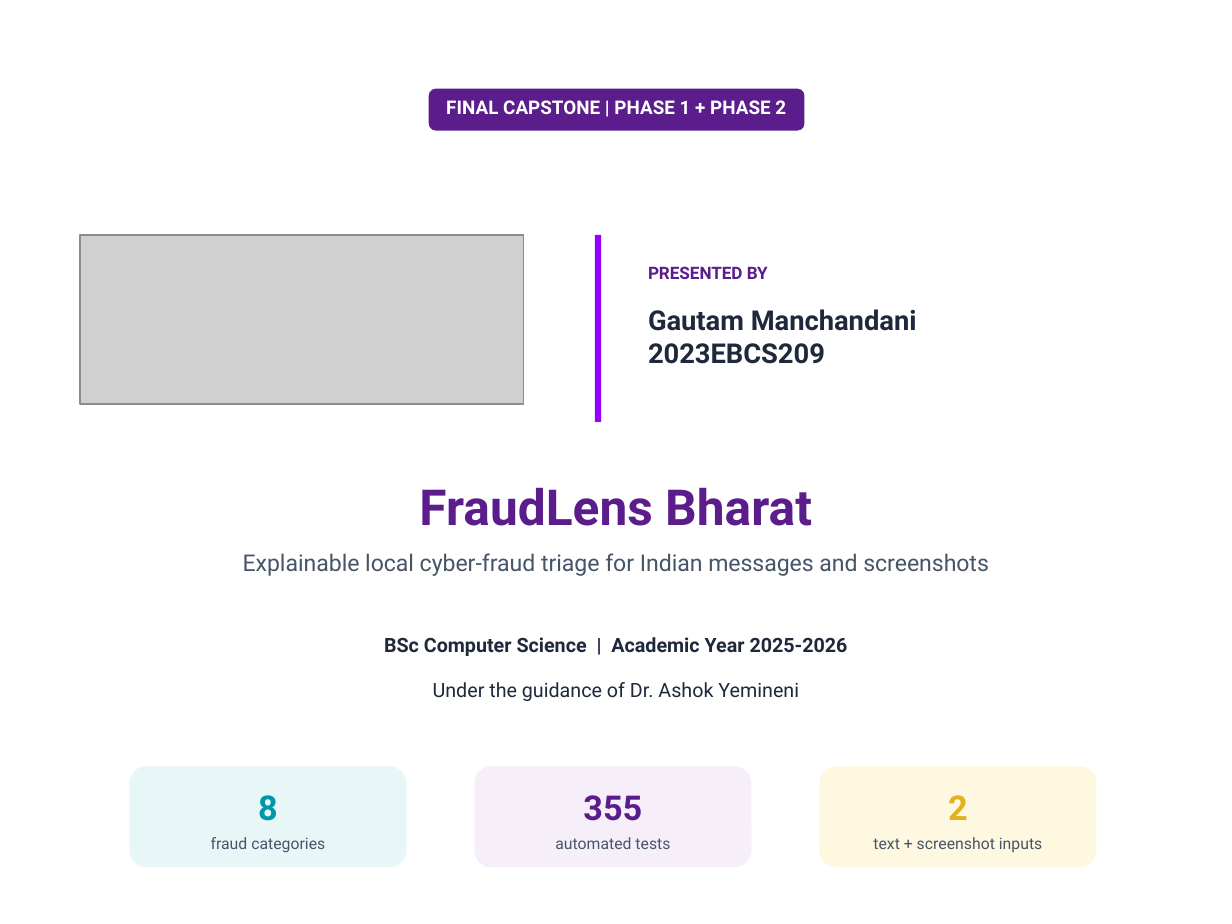
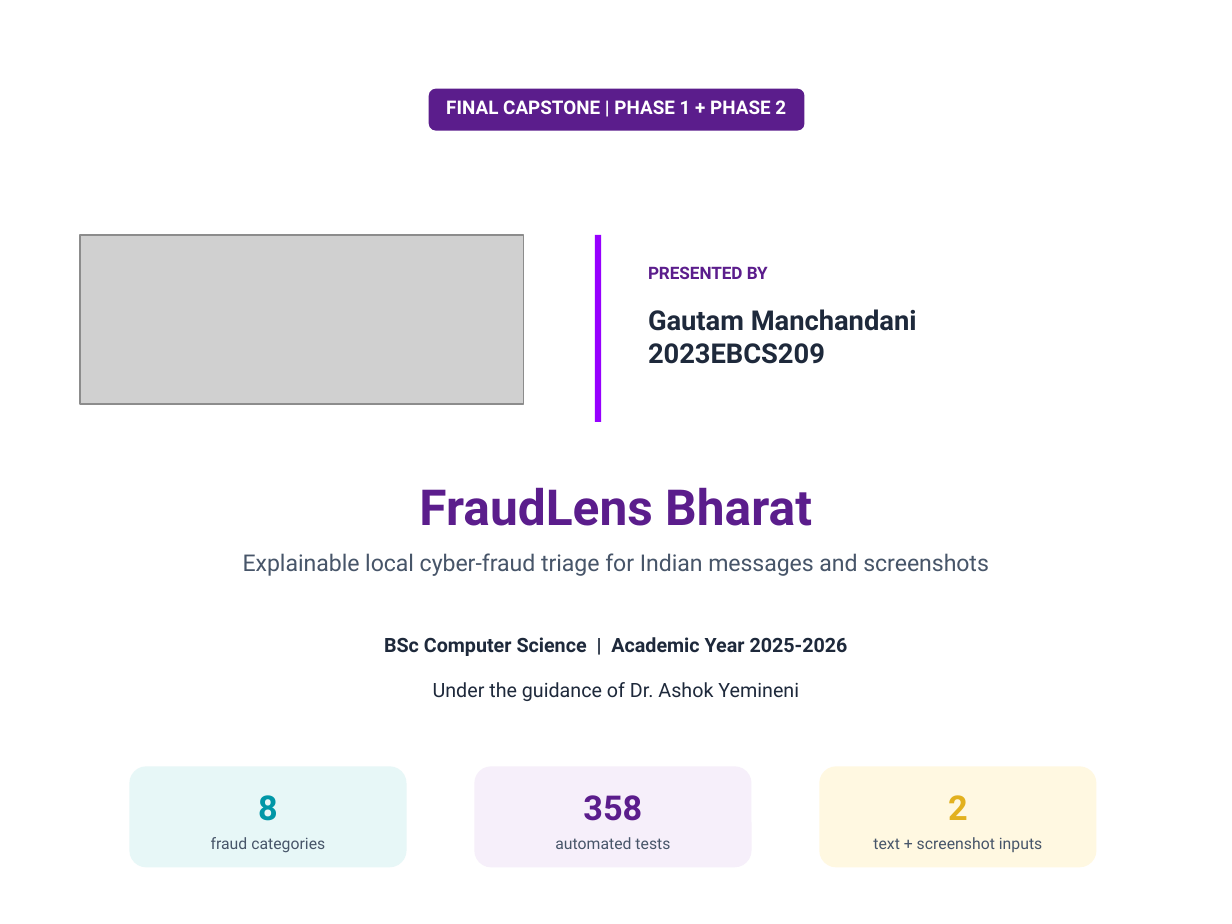
Before and after one commit to GautamBytes/fraudlens-bharat-phase-1, a slide deck: slide 1 of docs/presentation/fraudlens-bharat-final-capstone.pptx. Drawn at 1232x924 pixels with LibreOffice and Linux fonts; fonts in the diff are those of the drawing; grey boxes stand for pictures; background and template pictures are left out. Boxes give left, top, right and bottom in pixels: in the first picture for what was removed or moved away, otherwise in the second. Text is boxed around its words. In the diff, an @@ line names an element or a change of style, - is before the commit and + after.

```diff
--- a/docs/presentation/fraudlens-bharat-final-capstone.pptx
+++ b/docs/presentation/fraudlens-bharat-final-capstone.pptx
@@ text at bbox=[583, 795, 642, 821]: text changed @@
-355
+358
```
Also in this commit, not shown: 2 other slides changed.
